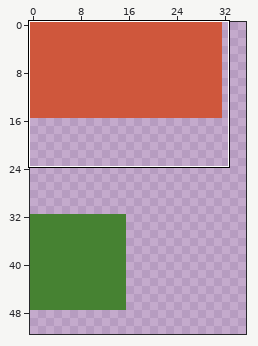
Pixel-art file, stored at assets/tileset/tileset.ase. Above: a wide view before the commit, with the close-up outlined.
Close-up. Before:
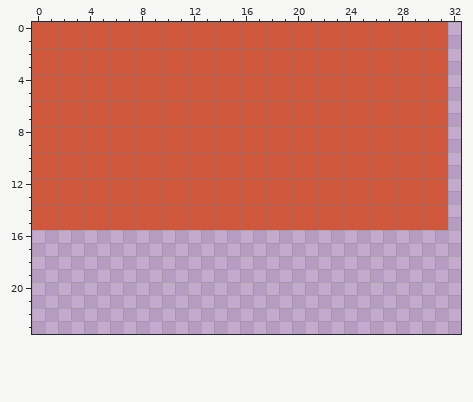
160x160 pixels, 1 frame. Shown: x 0..32, y 0..23. The wide view leaves out empty margins.
The same view after the edit:
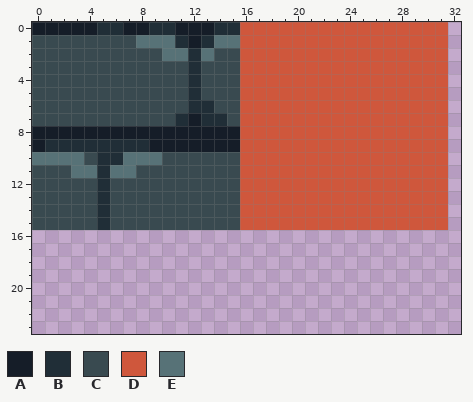
Palette (. is transparent): A #151d28  B #202e37  C #394a50  D #cf573c  E #577277
Diff:
The author changed colour D to colour A in row 0 at x 0 to 4, 7 to 8 and 11 to 13; in row 1 at x 12; in row 7 at x 12; in row 8 at x 0 to 15; in row 9 at x 0 and 9 to 15.
The author changed colour D to colour B in row 0 at x 5 to 6, 9 to 10 and 14 to 15; in row 1 at x 11 and 13; in rows 2 to 5 at x 12; in row 6 at x 12 to 13; in row 7 at x 11 and 13 to 14; in row 9 at x 1 to 8.
The author changed colour D to colour B in row 10 at x 5 to 6; in rows 11 to 15 at x 5.
The author changed colour D to colour C in row 1 at x 0 to 7; in row 2 at x 0 to 9 and 14 to 15; in rows 3 to 5 at x 0 to 11 and 13 to 15; in row 6 at x 0 to 11 and 14 to 15; in row 7 at x 0 to 10 and 15; in row 10 at x 4 and 10 to 15.
The author changed colour D to colour C in row 11 at x 0 to 2 and 8 to 15; in rows 12 to 15 at x 0 to 4 and 6 to 15.
The author changed colour D to colour E in row 1 at x 8 to 10 and 14 to 15; in row 2 at x 10 to 11 and 13; in row 10 at x 0 to 3 and 7 to 9; in row 11 at x 3 to 4 and 6 to 7.
Where, in picture pixels (left, top, right, bottom), the same in both close-ups:
changed: (32, 22, 240, 230)
